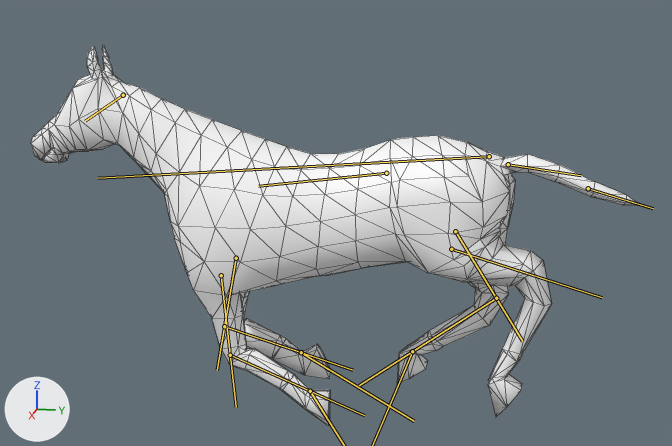
The glTF model Contents/mods/HorseMod/common/media/anims_X/Horse/Horse_Gallop.glb: old version first, new version second.
Rendered twice from a 50 mm camera at (2.471, 0.476, 1.296) aimed at (-0.014, -0.021, 0.675). The lights are fixed; the arrows at lower left show +X, +Y and +Z. Both versions are drawn at frame 14 of the action 'Horse_Gallop'; the numbers are the values there. The bones that change are drawn over the model as lines. Mesh edges are drawn as thin lines.

The first picture shows 'GEO-Horse'.
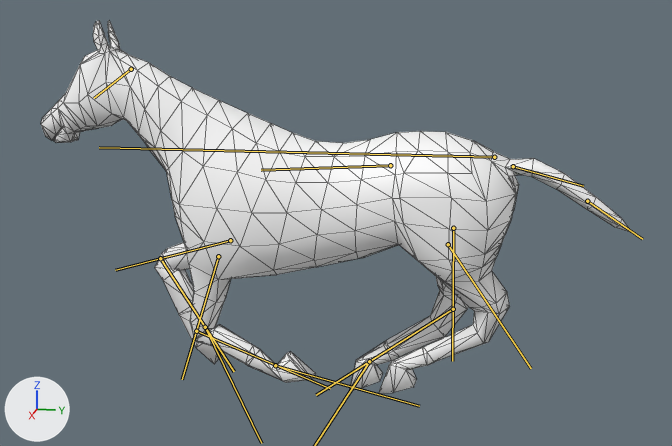
Where the change shows, as pixel boxes (x1, y1, x2, y2) in the pictures (672 x 446 px):
'GEO-Horse', posed
    before: (31, 45, 640, 425)
    after: (41, 21, 632, 394)
bone 'Bip01', root to tip
    before: (489, 156) to (97, 178)
    after: (494, 157) to (99, 147)
bone 'DEF_Spine2', root to tip
    before: (386, 173) to (258, 186)
    after: (390, 165) to (261, 170)
bone 'DEF_Head', root to tip
    before: (123, 95) to (85, 121)
    after: (131, 69) to (94, 98)
bone 'DEF_Radius.L', root to tip
    before: (221, 275) to (236, 407)
    after: (218, 256) to (182, 379)
bone 'DEF_FrontCannon.L', root to tip
    before: (230, 355) to (364, 415)
    after: (196, 331) to (330, 388)
bone 'DEF_Radius.R', root to tip
    before: (236, 258) to (217, 370)
    after: (230, 240) to (115, 270)
bone 'DEF_FrontCannon.R', root to tip
    before: (224, 326) to (353, 370)
    after: (160, 258) to (234, 371)
bone 'DEF_FrontHoof.R', root to tip
    before: (301, 352) to (414, 421)
    after: (205, 327) to (261, 443)
bone 'DEF_Tail1', root to tip
    before: (508, 164) to (581, 175)
    after: (513, 166) to (583, 186)
bone 'DEF_Tail3', root to tip
    before: (588, 188) to (653, 208)
    after: (587, 201) to (642, 239)
bone 'DEF_Gaskin.L', root to tip
    before: (451, 249) to (602, 297)
    after: (448, 244) to (531, 368)
bone 'DEF_Gaskin.R', root to tip
    before: (455, 231) to (522, 341)
    after: (453, 228) to (452, 361)
bone 'DEF_RearCannon.R', root to tip
    before: (496, 298) to (359, 385)
    after: (453, 309) to (316, 395)

What changed in the scene script:
```text
Change bone_bip01:
    where bone_bip01 = bpy.data.objects['Bip01'].pose.bones['Bip01']  # child of 'Bip01_Root'
    bone_bip01.location: (-0.002, 0.034, 0.101) -> (-0.002, 0.01, 0.099)
    bone_bip01.rotation_quaternion: (0.999, -0.045, 0.0, 0.0) -> (1.0, -0.005, 0.0, 0.0)  # degrees (-5, 0, 0) -> degrees (-1, 0, 0)
Change bone_def_spine2:
    where bone_def_spine2 = bpy.data.objects['Bip01'].pose.bones['DEF_Spine2']  # child of 'DEF_Spine1'
    bone_def_spine2.rotation_quaternion: (1.0, 0.007, 0.0, 0.0) -> (1.0, 0.001, 0.0, 0.0)  # degrees (1, 0, 0) -> degrees (0, 0, 0)
Change bone_def_head:
    where bone_def_head = bpy.data.objects['Bip01'].pose.bones['DEF_Head']  # child of 'DEF_Neck2'
    bone_def_head.rotation_quaternion: (0.992, 0.124, -0.02, 0.004) -> (0.998, 0.053, -0.021, 0.014)  # degrees (14, -2, 0) -> degrees (6, -2, 2)
Change bone_def_radius_l:
    where bone_def_radius_l = bpy.data.objects['Bip01'].pose.bones['DEF_Radius.L']  # child of 'DEF_Shoulder.L'
    bone_def_radius_l.rotation_quaternion: (0.999, 0.006, 0.012, -0.035) -> (0.984, -0.163, 0.022, -0.036)  # degrees (1, 1, -4) -> degrees (-19, 2, -4)
Change bone_def_frontcannon_l:
    where bone_def_frontcannon_l = bpy.data.objects['Bip01'].pose.bones['DEF_FrontCannon.L']  # child of 'DEF_Radius.L'
    bone_def_frontcannon_l.rotation_quaternion: (0.864, 0.503, 0.0, -0.025) -> (0.737, 0.674, 0.0, -0.034)  # degrees (60, 1, -2) -> degrees (85, 3, -3)
Change bone_def_fronthoof_l:
    where bone_def_fronthoof_l = bpy.data.objects['Bip01'].pose.bones['DEF_FrontHoof.L']  # child of 'DEF_FrontCannon.L'
    bone_def_fronthoof_l.rotation_quaternion: (0.977, 0.203, -0.05, 0.035) -> (0.821, 0.57, 0.012, 0.016)  # degrees (23, -6, 3) -> degrees (70, 0, 2)
Change bone_def_radius_r:
    where bone_def_radius_r = bpy.data.objects['Bip01'].pose.bones['DEF_Radius.R']  # child of 'DEF_Shoulder.R'
    bone_def_radius_r.rotation_quaternion: (0.988, -0.152, -0.022, 0.027) -> (0.79, -0.603, -0.007, -0.012)  # degrees (-18, -2, 3) -> degrees (-75, -1, -1)
Change bone_def_frontcannon_r:
    where bone_def_frontcannon_r = bpy.data.objects['Bip01'].pose.bones['DEF_FrontCannon.R']  # child of 'DEF_Radius.R'
    bone_def_frontcannon_r.rotation_quaternion: (0.758, 0.651, 0.0, 0.032) -> (0.631, 0.775, 0.0, 0.039)  # degrees (81, -2, 3) -> degrees (102, -3, 3)
Change bone_def_fronthoof_r:
    where bone_def_fronthoof_r = bpy.data.objects['Bip01'].pose.bones['DEF_FrontHoof.R']  # child of 'DEF_FrontCannon.R'
    bone_def_fronthoof_r.rotation_quaternion: (0.92, 0.388, -0.038, 0.026) -> (0.892, 0.451, -0.006, 0.014)  # degrees (46, -5, 1) -> degrees (54, -1, 1)
Change bone_def_tail1:
    where bone_def_tail1 = bpy.data.objects['Bip01'].pose.bones['DEF_Tail1']  # child of 'DEF_Spine1'
    bone_def_tail1.rotation_quaternion: (0.877, 0.48, 0.0, 0.0) -> (0.888, 0.46, 0.0, 0.0)  # degrees (57, 0, 0) -> degrees (55, 0, 0)
Change bone_def_tail3:
    where bone_def_tail3 = bpy.data.objects['Bip01'].pose.bones['DEF_Tail3']  # child of 'DEF_Tail2'
    bone_def_tail3.rotation_quaternion: (0.997, 0.082, 0.009, 0.009) -> (1.0, 0.013, 0.001, 0.001)  # degrees (9, 1, 1) -> degrees (1, 0, 0)
Change bone_def_gaskin_l:
    where bone_def_gaskin_l = bpy.data.objects['Bip01'].pose.bones['DEF_Gaskin.L']  # child of 'DEF_Pelvis.L'
    bone_def_gaskin_l.rotation_quaternion: (0.918, 0.392, -0.008, -0.066) -> (0.992, 0.087, 0.004, -0.017)  # degrees (46, 2, -7) -> degrees (10, 1, -2)
Change bone_def_gaskin_r:
    where bone_def_gaskin_r = bpy.data.objects['Bip01'].pose.bones['DEF_Gaskin.R']  # child of 'DEF_Pelvis.R'
    bone_def_gaskin_r.rotation_quaternion: (0.995, 0.01, -0.023, 0.093) -> (0.977, -0.205, -0.019, 0.012)  # degrees (1, -3, 11) -> degrees (-24, -2, 2)
Change bone_def_rearcannon_r:
    where bone_def_rearcannon_r = bpy.data.objects['Bip01'].pose.bones['DEF_RearCannon.R']  # child of 'DEF_Gaskin.R'
    bone_def_rearcannon_r.rotation_quaternion: (0.877, -0.48, 0.0, -0.02) -> (0.969, -0.24, 0.0, -0.01)  # degrees (-57, -1, -2) -> degrees (-28, 0, -1)
Change bone_def_rearhoof_r:
    where bone_def_rearhoof_r = bpy.data.objects['Bip01'].pose.bones['DEF_RearHoof.R']  # child of 'DEF_RearCannon.R'
    bone_def_rearhoof_r.rotation_quaternion: (0.73, 0.679, 0.067, 0.05) -> (0.789, 0.613, 0.008, 0.018)  # degrees (86, 2, 9) -> degrees (76, -1, 2)
```
